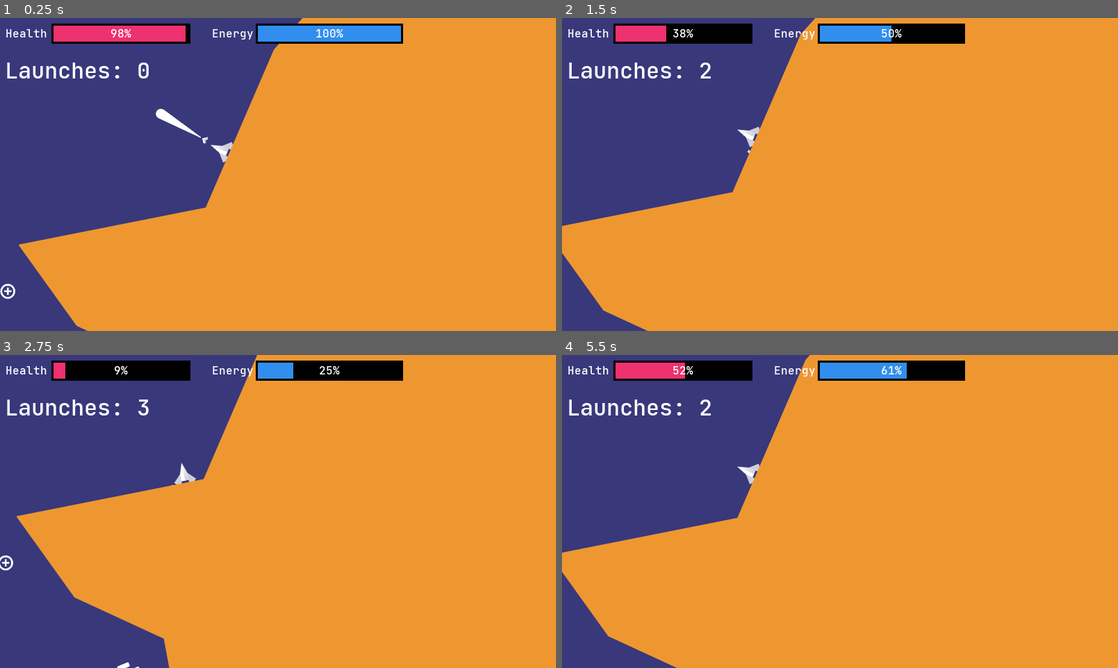
Above: before the commit, frames 1-4 (two rows, left to right).
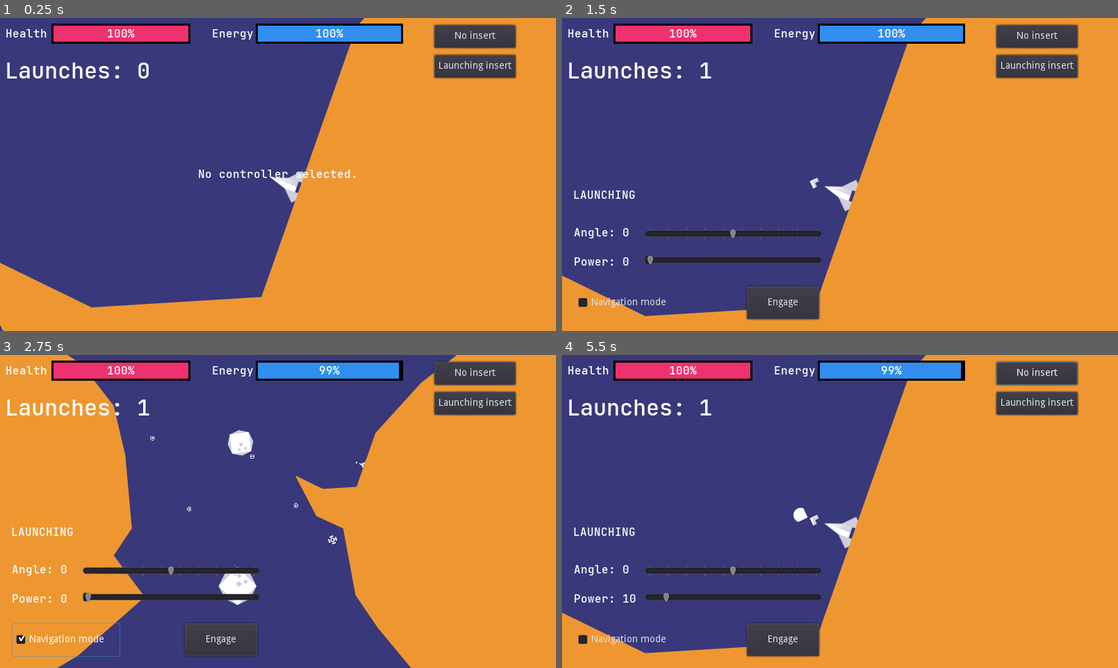
Above: after the commit, the same moments.

Repository: enricllagostera/de-volta
Game: Godot game, scene res://scenes/Game.tscn
Two runs of this game, one before a commit and one after it. Both use one fixed random seed, a clock stepped at 60 frames per second and the inputs below.
Inputs (mouse positions are in pixels of both pictures, inside the frame that each line leads up to):
- Up to frame 1 (0.25 s): no input
- Up to frame 2 (1.5 s): click (1034, 64) at 0.5 s, where only the run after the commit has a clickable "Launching insert"; click (784, 302) at 1.25 s, where only the run after the commit has a clickable "Engage"
- Up to frame 3 (2.75 s): click (66, 639) at 2 s, where only the run after the commit has a clickable "Navigation mode"
- Up to frame 4 (5.5 s): click (1034, 373) at 2.75 s, where only the run after the commit has a clickable "No insert"; move the mouse to (962, 495) at 3.52 s; hold Right (ui_right) 3.53-4.28 s; tap 1 (empty_controller, bound only after the commit) at 3.6, 4.55, 5.1 s; click (962, 495) at 3.67 s; tap 2 (launching_controller, bound only after the commit) at 3.8, 4.35, 5.3 s; move the mouse to (728, 527) at 4.27 s; hold Down (ui_down) 4.28-5.03 s; click (728, 527) at 4.42 s; move the mouse to (895, 442) at 5.02 s; hold Right (ui_right) from 5.03 s (still down); click (895, 442) at 5.17 s

The runs differ from the first frame. In frame 1, 24% of the frame differs, in the area x 0-93%, y 0-100%; in frame 2, 33%; in frame 3, 54%; in frame 4, 34%.

Commit message:
feat: Adds an onscreen and mobile-compatible GUI for launching
The GUI was tested on Chrome for Android. It is small and does not look great at all, but it works with touch inputs.

Diff:
--- a/Game.gd
+++ b/Game.gd
@@ -13,6 +13,8 @@
 
 func _on_Starship_goal_reached(_launch_count, _energy):
 	$Map/Player/Starship.velocity = Vector2.ZERO
+	$Map/Player/Starship.set_physics_process(false);
+	$Map/Player/Starship.set_process(false);
 	var tween = $Map/Player/Starship/Tween as Tween
 	tween.interpolate_property($Map/Player/Starship/Visual,"scale",
 			Vector2(1.2, 1.2), Vector2.ZERO,
--- a/Map.gd
+++ b/Map.gd
@@ -7,7 +7,7 @@
 
 func _process(_delta):
 	var target_pos = $Player/Starship.position
-	$GameplayCamera2D.position = target_pos + Vector2(-400, -250);
+	$GameplayCamera2D.position = target_pos + Vector2(0, -25);
 
 
 func _on_Starship_navigation_engaged(is_active):
--- a/Player.gd
+++ b/Player.gd
@@ -1,5 +1,117 @@
 extends Node2D
 
+const ANGLE_INCREMENT_PER_PRESS = 10;
+const ANGLE_MAX = 80;
+const ANGLE_MIN = -80;
+const POWER_INCREMENT_PER_PRESS = 10;
+const POWER_MIN = 0;
+const POWER_MAX = 100;
 
-func _process(_delta):
-	$DeathExplosion.position = $Starship.position;
+var launch_angle = 0.0
+var launch_power = 0.0;
+
+
+func _ready():
+	$Controllers/Empty.visible = true;
+	$Controllers/Launching.visible = false;
+	$Starship.controller = $Starship.Controller.EMPTY;
+	_change_launch_angle(0);
+	_change_launch_power(0);
+
+
+func _input(_event):
+	if Input.is_action_just_pressed("empty_controller"):
+		$Controllers/Empty.visible = true;
+		$Controllers/Launching.visible = false;
+		$Starship.controller = $Starship.Controller.EMPTY;
+	if Input.is_action_just_pressed("launching_controller"):
+		$Controllers/Empty.visible = false;
+		$Controllers/Launching.visible = true;
+		$Starship.controller = $Starship.Controller.LAUNCHING;
+
+
+func _process(delta):
+	if $Starship.controller == $Starship.Controller.LAUNCHING and $Starship.is_grounded:
+		$Controllers/Launching.visible = true;
+		$Starship/LaunchAim.visible = true;
+		# Navigation mode
+		if Input.is_action_just_pressed("ui_accept"):
+			$Starship.is_navigating = true;
+			$Starship.emit_signal("navigation_engaged", true);
+		elif Input.is_action_just_released("ui_accept"):
+			$Starship.is_navigating = false;
+			$Starship.emit_signal("navigation_engaged", false);
+		$Controllers/Launching/NavigationToggle.pressed = $Starship.is_navigating;
+		if $Starship.is_navigating:
+			$Starship._change_energy($Starship.energy - delta * $Starship.energy_for_navigation_per_s);
+		# Angle processing
+		if Input.is_action_just_pressed("ui_left"):
+				_change_launch_angle(launch_angle - ANGLE_INCREMENT_PER_PRESS);
+		if Input.is_action_just_pressed("ui_right"):
+			_change_launch_angle(launch_angle + ANGLE_INCREMENT_PER_PRESS);
+		$Starship/LaunchAim.rotation = $Starship/Visual.rotation + deg2rad(launch_angle - 90);
+		#	Power processing
+		if Input.is_action_just_pressed("ui_up"):
+				_change_launch_power(launch_power - POWER_INCREMENT_PER_PRESS);
+		if Input.is_action_just_pressed("ui_down"):
+			_change_launch_power(launch_power + POWER_INCREMENT_PER_PRESS);
+		var points = $Starship/LaunchAim/Power.points;
+		points.set(0, Vector2.ZERO);
+		points.set(1, Vector2(launch_power, 0));
+		$Starship/LaunchAim/Power.points = points;
+		if $Starship.energy < (launch_power * $Starship.energy_per_launch_power_rate):
+			$Starship/LaunchAim/Power.default_color = Color.black;
+			$Controllers/Launching/EngageButton.disabled = true;
+		else:
+			$Starship/LaunchAim/Power.default_color = Color.white;
+			$Controllers/Launching/EngageButton.disabled = false;
+	else:
+		$Starship/LaunchAim.visible = false;
+		$Controllers/Launching.visible = false;
+
+
+func _change_launch_power(new_value):
+		launch_power = clamp(new_value, POWER_MIN, POWER_MAX);
+		$Controllers/Launching/PowerHSlider.value = launch_power;
+		$Controllers/Launching/PowerLbl.text = "Power: %d" % launch_power;
+
+
+func _change_launch_angle(new_value):
+		launch_angle = clamp(new_value, ANGLE_MIN, ANGLE_MAX);
+		$Controllers/Launching/AngleHSlider.value = launch_angle;
+		$Controllers/Launching/AngleLbl.text = "Angle: %d" % launch_angle;
+
+
+func _on_AngleHSlider_value_changed(value):
+	_change_launch_angle(value)
+
+
+func _on_PowerHSlider_value_changed(value):
+	_change_launch_power(value)
+
+
+func _on_EngageButton_pressed():
+	$Starship._launch(launch_power/100);
+
+
+func _on_NavigationToggle_toggled(button_pressed):
+	$Starship.is_navigating = button_pressed;
+	$Starship.emit_signal("navigation_engaged", button_pressed);
+
+
+func _on_Starship_navigation_engaged(is_active):
+	$Controllers/Launching/NavigationToggle.pressed = is_active;
+
+
+func _on_EmptyButton_pressed():
+	$Controllers/Empty.visible = true;
+	$Controllers/Launching.visible = false;
+	$Starship.controller = $Starship.Controller.EMPTY;
+	$Starship.is_navigating = false;
+	$Starship.emit_signal("navigation_engaged", false);
+
+
+func _on_LauncherButton_pressed():
+	$Controllers/Empty.visible = false;
+	$Controllers/Launching.visible = true;
+	$Starship.controller = $Starship.Controller.LAUNCHING;
--- a/Starship.gd
+++ b/Starship.gd
@@ -4,16 +4,24 @@
 const HEALTH_MAX = 100.0;
 const ENERGY_MIN = 1.0;
 const HEALTH_MIN = 1.0;
-const OFFSCREEN_TIME_MAX = 3.0;
+const OFFSCREEN_TIME_MAX = 1.0;
+
+enum Controller{
+	EMPTY,
+	LAUNCHING,
+	FLYING,
+	REPAIRING
+}
 
 export var base_power = 40.0;
 export var base_damp = 0.001;
 export var base_gravity = 20;
 export var velocity_damage_rate = 0.1;
-export var energy_per_launch_power_rate = 40.0;
+export var energy_per_launch_power_rate = 0.004;
 export var energy_per_battery = 30.0;
 export var energy_for_navigation_per_s = 0.5;
 
+var controller = Controller.EMPTY;
 var launch_count = 0;
 var energy = 100;
 var health = 100;
@@ -21,6 +29,8 @@
 var last_launch_direction = Vector2.UP;
 var is_grounded = false;
 var is_navigating = false;
+var is_offscreen = false;
+var is_dying = false;
 
 signal energy_changed(new_energy);
 signal launched(launch_count);
@@ -36,83 +46,53 @@
 
 
 func _process(delta):
-	var mouse_pos = get_global_mouse_position();
-	$LaunchAim.look_at(mouse_pos);
-	var launch_power = _get_launch_power()
-	if is_grounded:
-		$LaunchAim.visible = true;
-		var points = $LaunchAim/Power.points;
-		points.set(0, Vector2.ZERO);
-		points.set(1, Vector2(20 + launch_power * 80, 0));
-		$LaunchAim/Power.points = points;
-		if energy < _get_launch_power() * energy_per_launch_power_rate:
-			$LaunchAim/Power.default_color = Color.black;
-		else:
-			$LaunchAim/Power.default_color = Color.white;
-		if is_navigating:
-			_change_energy(energy - delta * energy_for_navigation_per_s);
-
-	else:
+	if is_dying:
 		$LaunchAim.visible = false;
+	match controller:
+		Controller.LAUNCHING:
+			launching(delta)
+		Controller.EMPTY:
+			Engine.time_scale = 0.1;
+			$LaunchAim.visible = false;
 
 
-func _input(event):
-	if is_grounded:
-		if event is InputEventMouseButton:
-			if event.pressed:
-				_launch(_get_launch_power());
-		if Input.is_action_just_pressed("ui_up"):
-			is_navigating = true;
-			emit_signal("navigation_engaged", true);
-		elif Input.is_action_just_released("ui_up"):
-			is_navigating = false;
-			emit_signal("navigation_engaged", false);
-
+func launching(_delta):
+	Engine.time_scale = 1.0;
 
 
 func _physics_process(delta):
 	if not is_grounded:
-#		velocity += Vector2.DOWN * base_gravity;
 		velocity += -velocity * base_damp;
 	else:
 		velocity = Vector2.ZERO;
 	var collision = move_and_collide(velocity * delta);
 	if collision:
-		# Land perpendicular to the surface
+		# Always land perpendicular to the collision surface
 		$Visual.rotation = get_angle_to(position + collision.normal) + deg2rad(90);
 		is_grounded = true;
 		health -= velocity.length() * velocity_damage_rate;
 		emit_signal("health_changed", health);
-		if health <= HEALTH_MIN:
+		if health <= HEALTH_MIN and not is_dying:
 			emit_signal("died");
-			visible = false;
+			is_dying = true;
+			$DeathExplosion.emitting = true;
+			$Visual.visible = false;
+			$LaunchAim.visible = false;
 
 
 func _launch(power):
 	if energy < power * energy_per_launch_power_rate:
 		return;
-	var launch_direction = _get_launch_direction();
+	is_navigating = false;
+	emit_signal("navigation_engaged", false);
+	var launch_direction = global_position.direction_to($LaunchAim/Tip.global_position);
 	velocity += launch_direction * power * base_power;
 	last_launch_direction = launch_direction;
 	$Visual.rotation = get_angle_to(position + last_launch_direction) + deg2rad(90);
 	is_grounded = false;
-	_change_energy(energy + -power * energy_per_launch_power_rate);
+	_change_energy(energy + -power * 100 * energy_per_launch_power_rate);
 	launch_count += 1;
 	emit_signal("launched", launch_count);
-
-
-# Point of change for direction input
-func _get_launch_direction():
-	return (get_global_mouse_position() - position).normalized();
-
-
-func _get_launch_power():
-	var mouse_pos = get_global_mouse_position();
-	var distance_to_mouse = position.distance_to(mouse_pos);
-	var launch_power = clamp(
-		range_lerp(distance_to_mouse, 40, 200, 0.0, 1.0),
-		0, 1.0);
-	return launch_power;
 
 
 func collect_battery():
@@ -134,16 +114,14 @@
 	velocity += force;
 
 
-func _on_VisibilityNotifier2D_screen_exited():
-	$OffscreenTimer.wait_time = OFFSCREEN_TIME_MAX;
-	$OffscreenTimer.start();
+func entered_screen():
+	is_offscreen = false;
 
 
-func _on_VisibilityNotifier2D_screen_entered():
-	$OffscreenTimer.stop();
-	$OffscreenTimer.wait_time = OFFSCREEN_TIME_MAX;
-
-
-func _on_OffscreenTimer_timeout():
-	$VisibilityNotifier2D.free()
-	emit_signal("died")
+func exited_screen():
+	if is_offscreen:
+		return;
+	is_offscreen = true;
+	yield(get_tree().create_timer(OFFSCREEN_TIME_MAX), "timeout");
+	if is_offscreen:
+		emit_signal("died")
--- a/project.godot
+++ b/project.godot
@@ -27,6 +27,29 @@
 
 clear=false
 
+[input]
+
+empty_controller={
+"deadzone": 0.5,
+"events": [ Object(InputEventKey,"resource_local_to_scene":false,"resource_name":"","device":0,"alt":false,"shift":false,"control":false,"meta":false,"command":false,"pressed":false,"scancode":49,"physical_scancode":0,"unicode":0,"echo":false,"script":null)
+ ]
+}
+launching_controller={
+"deadzone": 0.5,
+"events": [ Object(InputEventKey,"resource_local_to_scene":false,"resource_name":"","device":0,"alt":false,"shift":false,"control":false,"meta":false,"command":false,"pressed":false,"scancode":50,"physical_scancode":0,"unicode":0,"echo":false,"script":null)
+ ]
+}
+flying_controller={
+"deadzone": 0.5,
+"events": [ Object(InputEventKey,"resource_local_to_scene":false,"resource_name":"","device":0,"alt":false,"shift":false,"control":false,"meta":false,"command":false,"pressed":false,"scancode":51,"physical_scancode":0,"unicode":0,"echo":false,"script":null)
+ ]
+}
+repariring_controller={
+"deadzone": 0.5,
+"events": [ Object(InputEventKey,"resource_local_to_scene":false,"resource_name":"","device":0,"alt":false,"shift":false,"control":false,"meta":false,"command":false,"pressed":false,"scancode":52,"physical_scancode":0,"unicode":0,"echo":false,"script":null)
+ ]
+}
+
 [physics]
 
 common/enable_pause_aware_picking=true
--- a/scenes/LargeTestMap.tscn
+++ b/scenes/LargeTestMap.tscn
@@ -1,16 +1,14 @@
-[gd_scene load_steps=26 format=2]
+[gd_scene load_steps=23 format=2]
 
 [ext_resource path="res://fonts/JETBRAINSMONO-MEDIUM.TTF" type="DynamicFontData" id=1]
 [ext_resource path="res://scenes/Starship.tscn" type="PackedScene" id=2]
 [ext_resource path="res://LaunchesLbl.gd" type="Script" id=3]
 [ext_resource path="res://Battery.gd" type="Script" id=4]
-[ext_resource path="res://DeathExplosion.gd" type="Script" id=5]
+[ext_resource path="res://Player.gd" type="Script" id=5]
 [ext_resource path="res://Goal.gd" type="Script" id=6]
 [ext_resource path="res://GUIBars.gd" type="Script" id=7]
-[ext_resource path="res://Player.gd" type="Script" id=8]
 [ext_resource path="res://Map.gd" type="Script" id=9]
 [ext_resource path="res://Polygon2DWithCollisions.gd" type="Script" id=10]
-[ext_resource path="res://images/star_small.png" type="Texture" id=11]
 [ext_resource path="res://images/icon_plusSmall.png" type="Texture" id=12]
 [ext_resource path="res://images/station_C.png" type="Texture" id=13]
 [ext_resource path="res://fonts/BaseFont.tres" type="DynamicFont" id=14]
@@ -40,9 +38,6 @@
 size = 32
 outline_color = Color( 0.219608, 0.219608, 0.482353, 1 )
 font_data = ExtResource( 1 )
-
-[sub_resource type="Curve" id=1]
-_data = [ Vector2( 0, 1 ), 0.0, 0.0, 0, 0, Vector2( 1, 0 ), -0.228672, 0.0, 0, 0 ]
 
 [sub_resource type="CircleShape2D" id=7]
 radius = 34.0147
@@ -136,10 +131,8 @@
 }
 
 [node name="GameplayCamera2D" type="Camera2D" parent="."]
-position = Vector2( 1135, -59 )
-anchor_mode = 0
+position = Vector2( 1789, 300 )
 current = true
-zoom = Vector2( 1.5, 1.5 )
 limit_left = -700
 limit_top = -500
 limit_right = 3000
@@ -149,57 +142,173 @@
 editor_draw_limits = true
 
 [node name="MapCamera2D" type="Camera2D" parent="."]
-offset = Vector2( 2000, -500 )
-anchor_mode = 0
+offset = Vector2( 3200, -475 )
 zoom = Vector2( 5, 5 )
-limit_left = -53
-limit_top = -37
-limit_right = 1196
-limit_bottom = 1101
+limit_left = 0
+limit_top = 0
+limit_right = 0
+limit_bottom = 0
 editor_draw_limits = true
 
 [node name="Player" type="Node2D" parent="."]
-script = ExtResource( 8 )
+script = ExtResource( 5 )
 
 [node name="Starship" parent="Player" groups=["starship"] instance=ExtResource( 2 )]
-position = Vector2( 1785, 299 )
+position = Vector2( 1803, 311 )
 base_power = 600.0
 base_damp = 0.001
 base_gravity = 0
 velocity_damage_rate = 0.05
-energy_per_launch_power_rate = 25.0
+energy_per_launch_power_rate = 0.1
 energy_for_navigation_per_s = 1.0
 
-[node name="DeathExplosion" type="CPUParticles2D" parent="Player"]
-position = Vector2( 389, 397 )
-emitting = false
-amount = 100
-lifetime = 3.0
-one_shot = true
-explosiveness = 1.0
-lifetime_randomness = 0.57
-local_coords = false
-texture = ExtResource( 11 )
-direction = Vector2( 0, 0 )
-spread = 180.0
-gravity = Vector2( 0, 0 )
-initial_velocity = 300.0
-initial_velocity_random = 0.5
-angular_velocity = 20.0
-angular_velocity_random = 0.69
-linear_accel = -50.0
-damping_random = 0.14
-angle_random = 1.0
-scale_amount_random = 0.41
-scale_amount_curve = SubResource( 1 )
-script = ExtResource( 5 )
+[node name="Controllers" type="CanvasLayer" parent="Player"]
+
+[node name="Empty" type="Control" parent="Player/Controllers"]
+visible = false
+anchor_right = 1.0
+anchor_bottom = 1.0
+__meta__ = {
+"_edit_use_anchors_": false
+}
+
+[node name="Label" type="Label" parent="Player/Controllers/Empty"]
+anchor_left = 0.5
+anchor_top = 0.5
+anchor_right = 0.5
+anchor_bottom = 0.5
+margin_left = -190.5
+margin_top = -36.0
+margin_right = 190.5
+margin_bottom = 36.0
+custom_fonts/font = ExtResource( 14 )
+text = "No controller selected."
+align = 1
+valign = 1
+
+[node name="Launching" type="Control" parent="Player/Controllers"]
+anchor_right = 1.0
+anchor_bottom = 1.0
+__meta__ = {
+"_edit_use_anchors_": false
+}
+
+[node name="Title" type="Label" parent="Player/Controllers/Launching"]
+anchor_top = 1.0
+anchor_bottom = 1.0
+margin_left = 16.0
+margin_top = -206.0
+margin_right = 399.0
+margin_bottom = -185.0
+custom_fonts/font = ExtResource( 14 )
+text = "LAUNCHING"
+valign = 1
+__meta__ = {
+"_edit_use_anchors_": false
+}
+
+[node name="AngleLbl" type="Label" parent="Player/Controllers/Launching"]
+anchor_top = 1.0
+anchor_bottom = 1.0
+margin_left = 17.0
+margin_top = -161.0
+margin_right = 127.0
+margin_bottom = -121.0
+custom_fonts/font = ExtResource( 14 )
+text = "Angle: ?"
+valign = 1
+__meta__ = {
+"_edit_use_anchors_": false
+}
+
+[node name="AngleHSlider" type="HSlider" parent="Player/Controllers/Launching"]
+margin_left = 119.0
+margin_top = 302.0
+margin_right = 374.0
+margin_bottom = 318.0
+min_value = -80.0
+max_value = 80.0
+tick_count = 10
+ticks_on_borders = true
+__meta__ = {
+"_edit_use_anchors_": false
+}
+
+[node name="PowerLbl" type="Label" parent="Player/Controllers/Launching"]
+anchor_top = 1.0
+anchor_bottom = 1.0
+margin_left = 17.0
+margin_top = -119.0
+margin_right = 97.0
+margin_bottom = -79.0
+custom_fonts/font = ExtResource( 14 )
+text = "Power: ?"
+valign = 1
+__meta__ = {
+"_edit_use_anchors_": false
+}
+
+[node name="PowerHSlider" type="HSlider" parent="Player/Controllers/Launching"]
+margin_left = 119.0
+margin_top = 340.0
+margin_right = 374.0
+margin_bottom = 356.0
+
+[node name="EngageButton" type="Button" parent="Player/Controllers/Launching"]
+anchor_top = 1.0
+anchor_bottom = 1.0
+margin_left = 266.0
+margin_top = -64.0
+margin_right = 370.0
+margin_bottom = -17.0
+text = "Engage"
+__meta__ = {
+"_edit_use_anchors_": false
+}
+
+[node name="NavigationToggle" type="CheckBox" parent="Player/Controllers/Launching"]
+anchor_top = 1.0
+anchor_bottom = 1.0
+margin_left = 18.0
+margin_top = -64.0
+margin_right = 172.0
+margin_bottom = -17.0
+text = "Navigation mode"
+flat = true
+__meta__ = {
+"_edit_use_anchors_": false
+}
+
+[node name="LauncherButton" type="Button" parent="Player/Controllers"]
+margin_left = 625.0
+margin_top = 53.0
+margin_right = 736.0
+margin_bottom = 86.0
+text = "Launching insert"
+__meta__ = {
+"_edit_use_anchors_": false
+}
+
+[node name="EmptyButton" type="Button" parent="Player/Controllers"]
+margin_left = 625.0
+margin_top = 10.0
+margin_right = 742.0
+margin_bottom = 43.0
+text = "No insert"
+__meta__ = {
+"_edit_use_anchors_": false
+}
 
 [node name="Scenario" type="Node2D" parent="."]
+__meta__ = {
+"_edit_group_": true,
+"_edit_lock_": true
+}
 
 [node name="Terrain" type="Polygon2D" parent="Scenario"]
 color = Color( 0.933333, 0.592157, 0.192157, 1 )
 antialiased = true
-polygon = PoolVector2Array( -982, -69, -976, -888, -220, -412, 15, -110, 99, 337, 146, 771, 64, 1171, -241, 1685, -970, 2115 )
+polygon = PoolVector2Array( -982, -69, -976, -888, -220, -412, 15, -110, 99, 245, 146, 771, 15, 966, 238, 1264, -241, 1685, -970, 2115 )
 script = ExtResource( 10 )
 
 [node name="StaticBody2D" type="StaticBody2D" parent="Scenario/Terrain"]
@@ -210,7 +319,7 @@
 position = Vector2( 2279, 162 )
 color = Color( 0.933333, 0.592157, 0.192157, 1 )
 antialiased = true
-polygon = PoolVector2Array( -49, -434, 218, -642, 1065, -761, 1305, -134, 1821, 700, 1168, 1904, 608, 2021, 196, 1860, -129, 1600, -359, 1323, -519, 1088, -608, 608, -801, 519, -926, 345, -522.308, 265.058, -375, -76 )
+polygon = PoolVector2Array( -49, -434, 218, -642, 1065, -761, 1305, -134, 1821, 700, 1168, 1904, 608, 2021, 196, 1860, -129, 1600, -359, 1323, -519, 1088, -608, 608, -801, 519, -950, 234, -757, 328, -512, 313, -375, -76 )
 script = ExtResource( 10 )
 
 [node name="StaticBody2D" type="StaticBody2D" parent="Scenario/Terrain2"]
@@ -300,7 +409,7 @@
 texture = ExtResource( 16 )
 
 [node name="GravitationalAsteroid2" type="StaticBody2D" parent="Scenario" groups=["gravity_attractor"]]
-position = Vector2( 758, 1141 )
+position = Vector2( 909, 1186 )
 script = ExtResource( 15 )
 __meta__ = {
 "_edit_group_": true
@@ -331,7 +440,7 @@
 texture = ExtResource( 16 )
 
 [node name="PlanetAttractorRight" type="StaticBody2D" parent="Scenario" groups=["gravity_attractor"]]
-position = Vector2( 2473, 552 )
+position = Vector2( 2852, 693 )
 script = ExtResource( 15 )
 __meta__ = {
 "_edit_group_": true
@@ -346,11 +455,17 @@
 visible = false
 texture = ExtResource( 16 )
 
-[connection signal="died" from="Player/Starship" to="Player/DeathExplosion" method="_on_Starship_died"]
 [connection signal="energy_changed" from="Player/Starship" to="GUI/EnergyBar" method="_on_Starship_energy_changed"]
 [connection signal="health_changed" from="Player/Starship" to="GUI/HealthBar" method="_on_Starship_health_changed"]
 [connection signal="launched" from="Player/Starship" to="GUI/LaunchesLbl" method="_on_Starship_launched"]
 [connection signal="navigation_engaged" from="Player/Starship" to="." method="_on_Starship_navigation_engaged"]
+[connection signal="navigation_engaged" from="Player/Starship" to="Player" method="_on_Starship_navigation_engaged"]
+[connection signal="value_changed" from="Player/Controllers/Launching/AngleHSlider" to="Player" method="_on_AngleHSlider_value_changed"]
+[connection signal="value_changed" from="Player/Controllers/Launching/PowerHSlider" to="Player" method="_on_PowerHSlider_value_changed"]
+[connection signal="pressed" from="Player/Controllers/Launching/EngageButton" to="Player" method="_on_EngageButton_pressed"]
+[connection signal="toggled" from="Player/Controllers/Launching/NavigationToggle" to="Player" method="_on_NavigationToggle_toggled"]
+[connection signal="pressed" from="Player/Controllers/LauncherButton" to="Player" method="_on_LauncherButton_pressed"]
+[connection signal="pressed" from="Player/Controllers/EmptyButton" to="Player" method="_on_EmptyButton_pressed"]
 [connection signal="body_entered" from="Scenario/Goal" to="Player/Starship" method="_on_Goal_body_entered"]
 [connection signal="body_entered" from="Scenario/Battery1" to="Scenario/Battery1" method="_on_Battery_body_entered"]
 [connection signal="body_entered" from="Scenario/Battery2" to="Scenario/Battery2" method="_on_Battery_body_entered"]
--- a/scenes/Starship.tscn
+++ b/scenes/Starship.tscn
@@ -1,14 +1,18 @@
-[gd_scene load_steps=6 format=2]
+[gd_scene load_steps=8 format=2]
 
 [ext_resource path="res://Starship.gd" type="Script" id=1]
 [ext_resource path="res://images/ship_A.png" type="Texture" id=2]
 [ext_resource path="res://images/ship_L.png" type="Texture" id=3]
+[ext_resource path="res://images/star_small.png" type="Texture" id=5]
 
 [sub_resource type="CircleShape2D" id=1]
 radius = 21.095
 
 [sub_resource type="Curve" id=2]
 _data = [ Vector2( 0, 0 ), 0.0, 1.4, 0, 0, Vector2( 1, 1 ), 0.0, 0.0, 0, 0 ]
+
+[sub_resource type="Curve" id=3]
+_data = [ Vector2( 0, 1 ), 0.0, 0.0, 0, 0, Vector2( 1, 0 ), -0.228672, 0.0, 0, 0 ]
 
 [node name="Starship" type="KinematicBody2D"]
 script = ExtResource( 1 )
@@ -39,14 +43,31 @@
 end_cap_mode = 2
 antialiased = true
 
-[node name="VisibilityNotifier2D" type="VisibilityNotifier2D" parent="."]
-position = Vector2( -2.38419e-07, -2.38419e-07 )
-
-[node name="OffscreenTimer" type="Timer" parent="."]
-autostart = true
-
 [node name="Tween" type="Tween" parent="."]
 
-[connection signal="screen_entered" from="VisibilityNotifier2D" to="." method="_on_VisibilityNotifier2D_screen_entered"]
-[connection signal="screen_exited" from="VisibilityNotifier2D" to="." method="_on_VisibilityNotifier2D_screen_exited"]
-[connection signal="timeout" from="OffscreenTimer" to="." method="_on_OffscreenTimer_timeout"]
+[node name="DeathExplosion" type="CPUParticles2D" parent="."]
+emitting = false
+amount = 100
+lifetime = 3.0
+one_shot = true
+explosiveness = 1.0
+lifetime_randomness = 0.57
+local_coords = false
+texture = ExtResource( 5 )
+direction = Vector2( 0, 0 )
+spread = 180.0
+gravity = Vector2( 0, 0 )
+initial_velocity = 300.0
+initial_velocity_random = 0.5
+angular_velocity = 20.0
+angular_velocity_random = 0.69
+linear_accel = -50.0
+damping_random = 0.14
+angle_random = 1.0
+scale_amount_random = 0.41
+scale_amount_curve = SubResource( 3 )
+
+[node name="VisibilityNotifier2D" type="VisibilityNotifier2D" parent="."]
+
+[connection signal="screen_entered" from="VisibilityNotifier2D" to="." method="entered_screen"]
+[connection signal="screen_exited" from="VisibilityNotifier2D" to="." method="exited_screen"]
Not shown, changed: README.md
